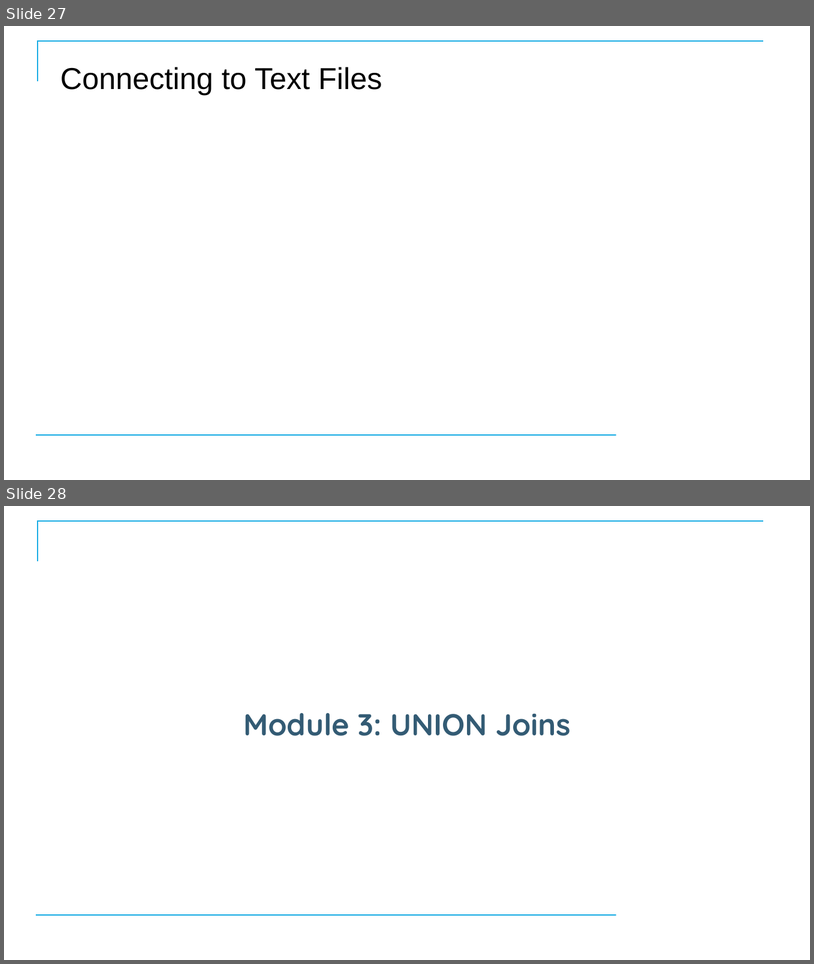
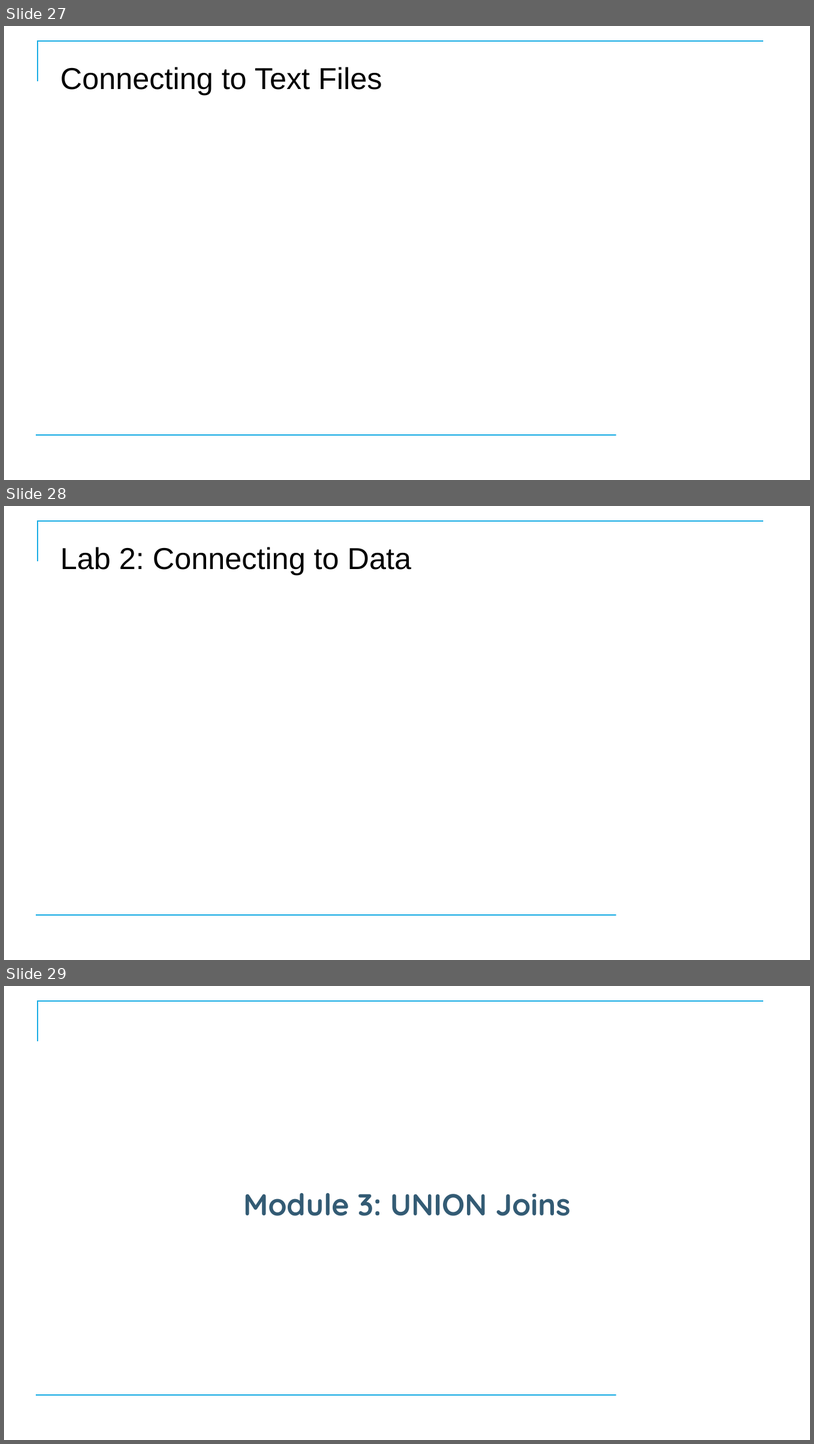
Before and after one commit to CostelloTechnicalConsulting/XTBP10---Tableau-Prep-Introduction, a slide deck: ppt/TableauPrepBuilderIntroV1_1.pptx. Shown one above the other, each under a label of ours: slides 27 and 28 before the commit, slides 27, 28 and 29 after it. The pictures are 814x964 and 814x1444 pixels, drawn with LibreOffice and Linux fonts; fonts in the diff are those of the drawing; background and template pictures are left out. Boxes give left, top, right and bottom in pixels: in the first picture for what was removed or moved away, otherwise in the second. Text is boxed around its words. In the diff, an @@ line names an element or a change of style, - is before the commit and + after.

```diff
--- a/ppt/TableauPrepBuilderIntroV1_1.pptx
+++ b/ppt/TableauPrepBuilderIntroV1_1.pptx
@@ slide 28 added at (4,506,810,960), background #FFFFFF; not listed: 2 template elements that a slide beside it also shows @@
@@ title added at (60,547,411,575), 36 pt, text #000000 @@
+Lab 2: Connecting to Data
@@ what was slide 28 is now slide 29 @@
```
Also in this commit, not shown: 2 slides changed, 3 other slides added, 2 slides removed.
